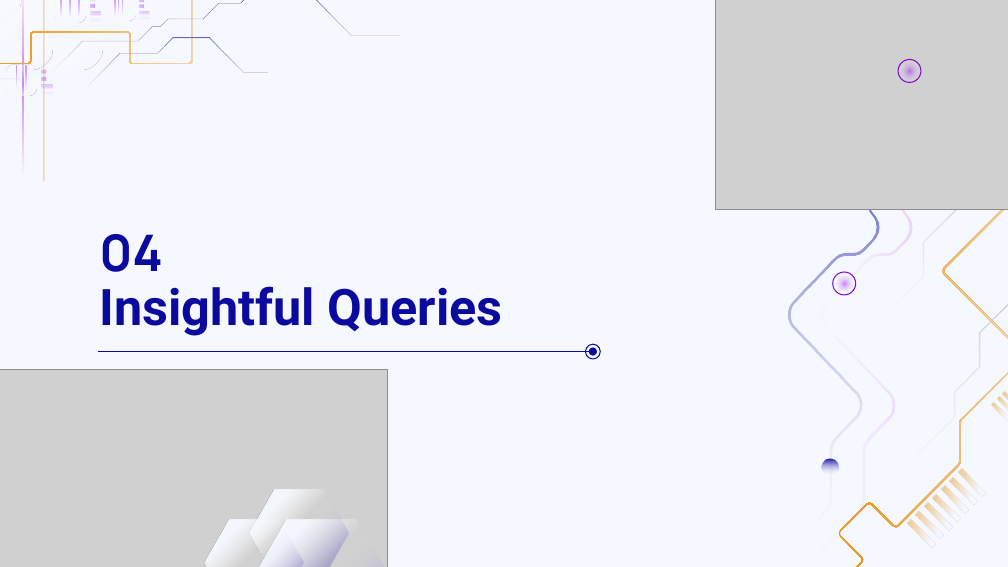
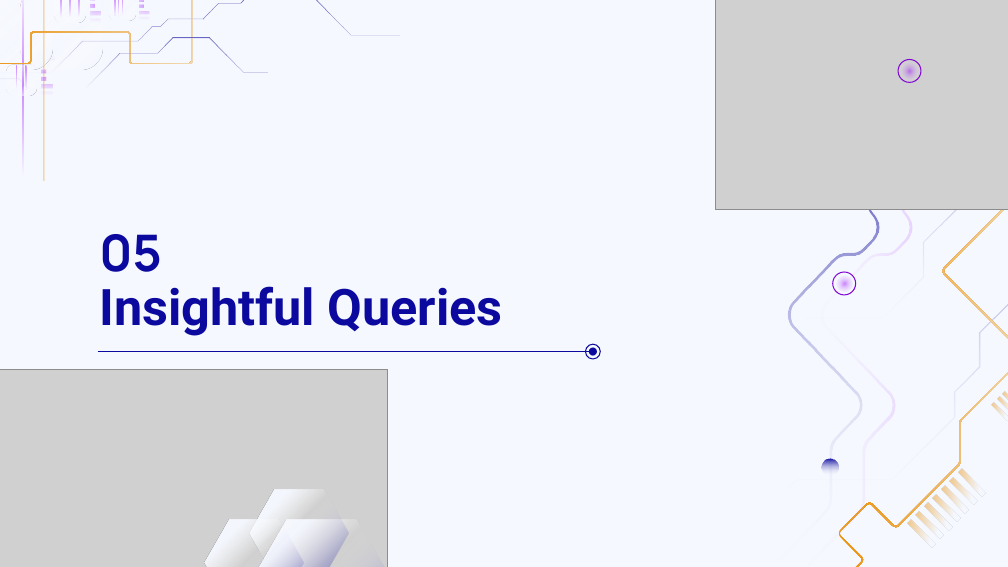
Before and after one commit to MarcoGasparini00/DataCrafters, a slide deck: slide 18 of presentation/DB2.pptx (slide 16 before the commit). Drawn at 1008x567 pixels with LibreOffice and Linux fonts; fonts in the diff are those of the drawing; grey boxes stand for pictures. Boxes give left, top, right and bottom in pixels: in the first picture for what was removed or moved away, otherwise in the second. Text is boxed around its words. In the diff, an @@ line names an element or a change of style, - is before the commit and + after.

```diff
--- a/presentation/DB2.pptx
+++ b/presentation/DB2.pptx
@@ title at [99, 234, 162, 272]: text changed @@
-04
+05
```
Also in this commit, not shown: 1 other slide changed, 4 slides added.
